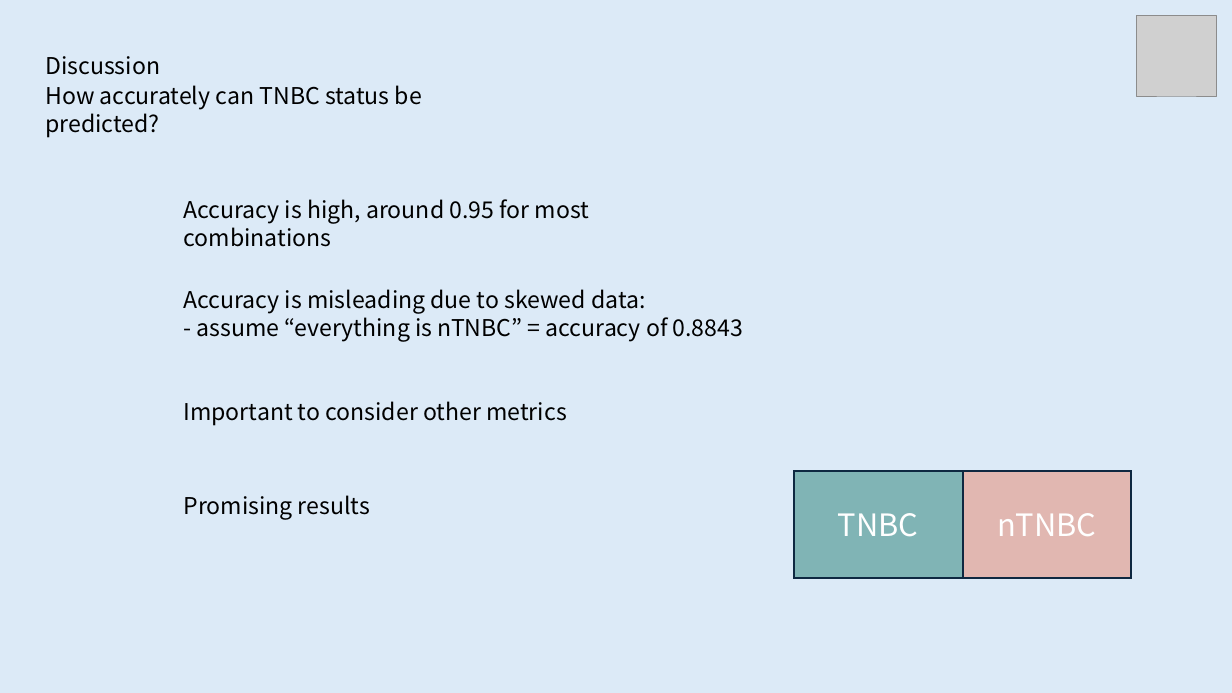
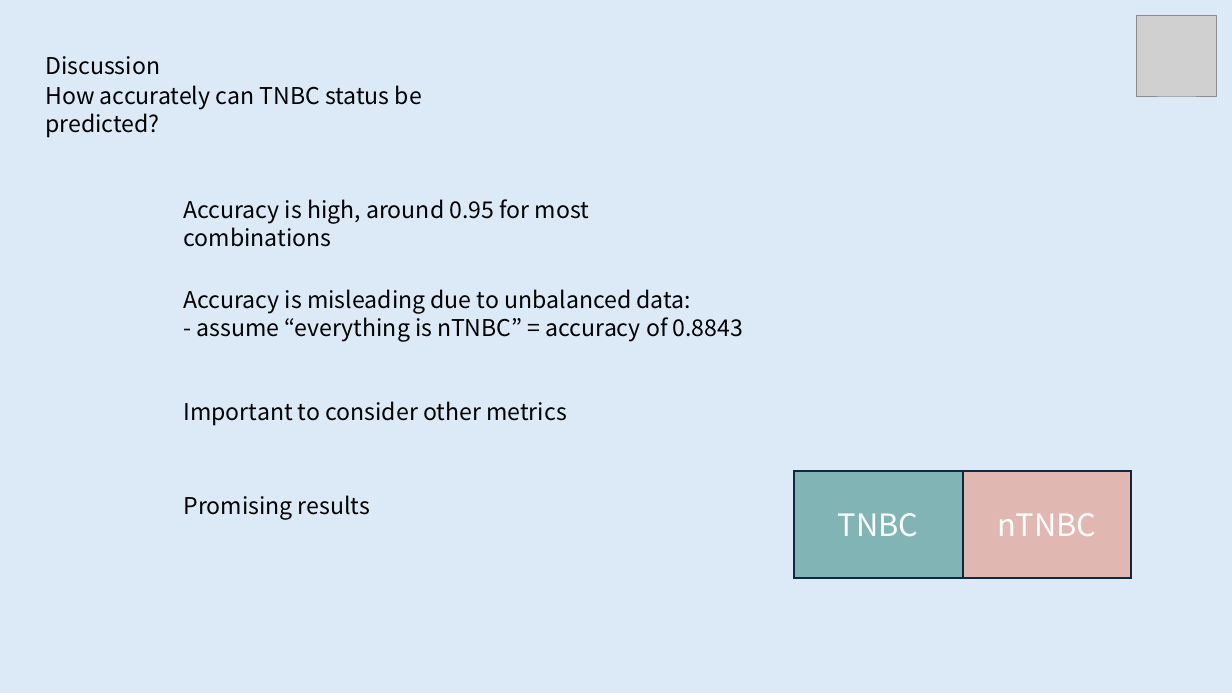
Before and after one commit to rhlt/tnbc, a slide deck: slide 16 of CapstoneProject_FinalPresentation.pptx (slide 17 before the commit). Drawn at 1232x693 pixels with LibreOffice and Linux fonts; fonts in the diff are those of the drawing; grey boxes stand for pictures. Boxes give left, top, right and bottom in pixels: in the first picture for what was removed or moved away, otherwise in the second. Text is boxed around its words. In the diff, an @@ line names an element or a change of style, - is before the commit and + after.

```diff
--- a/CapstoneProject_FinalPresentation.pptx
+++ b/CapstoneProject_FinalPresentation.pptx
@@ text at [183, 289, 692, 314]: text changed @@
-Accuracy is misleading due to skewed data:
+Accuracy is misleading due to unbalanced data:
```
Also in this commit, not shown: 3 other slides changed, 1 slide removed.
